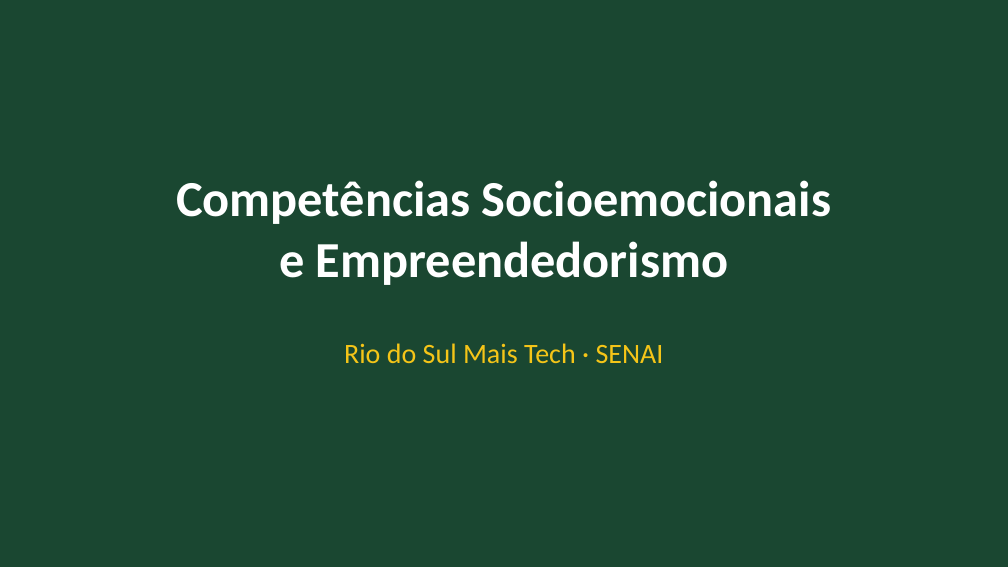
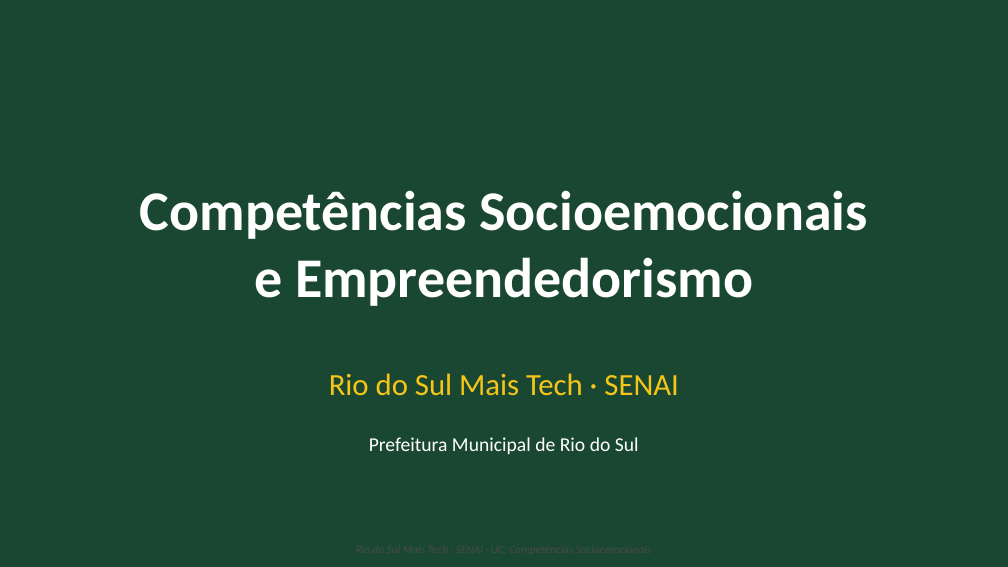
Before and after one commit to Gelvazio/professor-senai, a slide deck: slide 1 of sistema/FICHA-PRODUTO-MAIS-TECH/CompetenciasSocioemocionaisEmpreendedorismo/Slides_Competencias_Socioemocionais_Empreendedorismo.pptx. Drawn at 1008x567 pixels with LibreOffice and Linux fonts; fonts in the diff are those of the drawing. Boxes give left, top, right and bottom in pixels: in the first picture for what was removed or moved away, otherwise in the second. Text is boxed around its words. In the diff, an @@ line names an element or a change of style, - is before the commit and + after.

```diff
--- a/sistema/FICHA-PRODUTO-MAIS-TECH/CompetenciasSocioemocionaisEmpreendedorismo/Slides_Competencias_Socioemocionais_Empreendedorismo.pptx
+++ b/sistema/FICHA-PRODUTO-MAIS-TECH/CompetenciasSocioemocionaisEmpreendedorismo/Slides_Competencias_Socioemocionais_Empreendedorismo.pptx
@@ background #FFFFFF to #1A4731 @@
@@ rectangle removed at <box>0,0,1008,566</box> @@
@@ text "Competências Socioemocionais" at <box>140,190,867,306</box>: size 36 to 40 pt @@
@@ text "Rio do Sul Mais Tech ...": place and size @@
-text "Rio do Sul Mais Tech ..." at <box>344,343,664,363</box>
+text "Rio do Sul Mais Tech ..." at <box>329,373,678,396</box>
@@ text "Rio do Sul Mais Tech ..." at <box>329,373,678,396</box>: size 20 to 22 pt @@
@@ text added at <box>369,437,639,454</box>, 14 pt, text #FFFFFF @@
+Prefeitura Municipal de Rio do Sul
```
Also in this commit, not shown: 13 other slides changed, 26 slides added, 16 slides removed.
